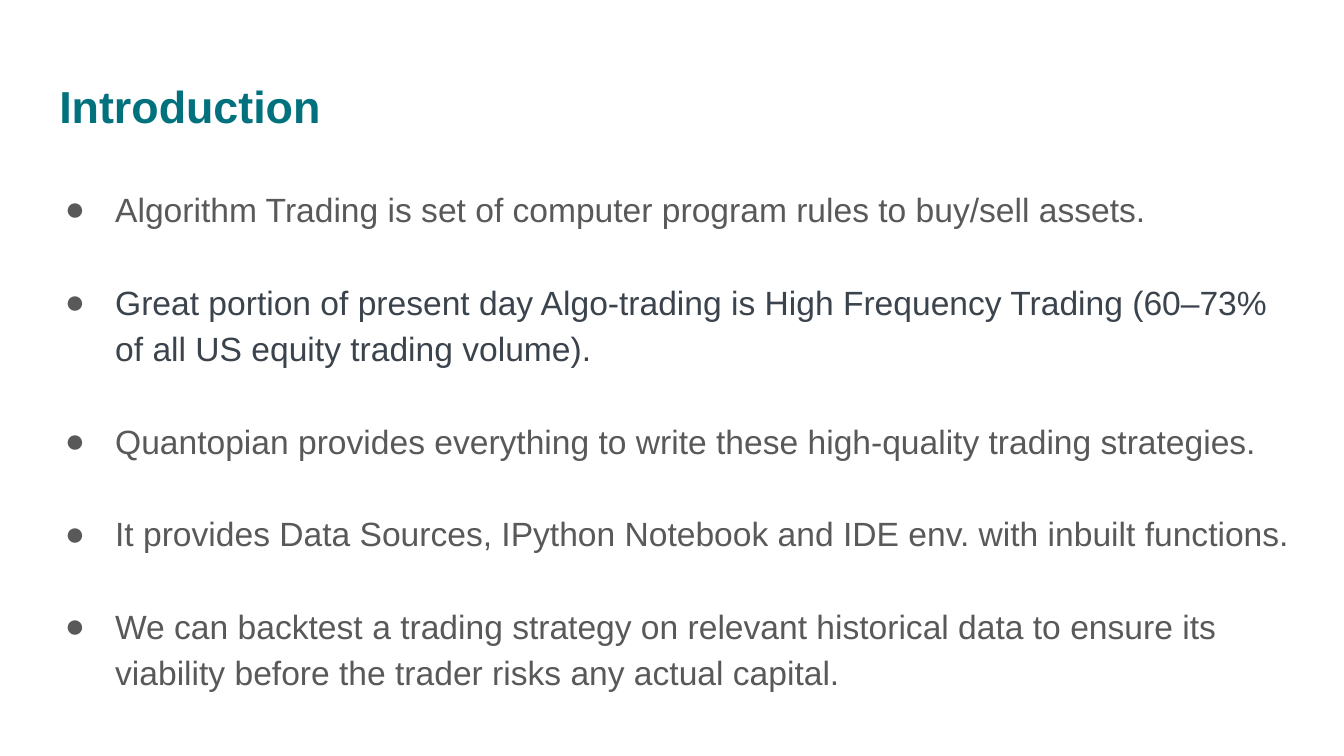
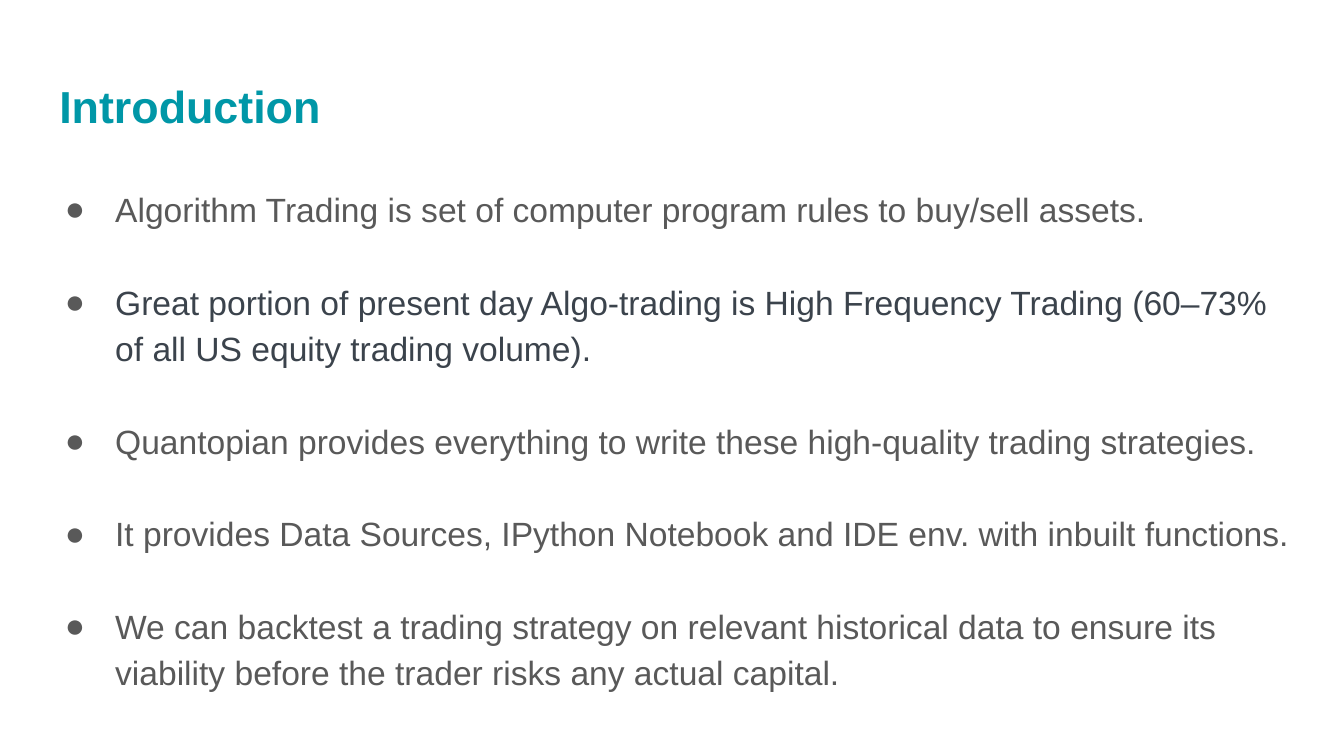
Before and after one commit to rajaharsha/Algorithm-Trading, a slide deck: slide 2 of PairTrading.pptx. Drawn at 1344x756 pixels with LibreOffice and Linux fonts; fonts in the diff are those of the drawing. Boxes give left, top, right and bottom in pixels: in the first picture for what was removed or moved away, otherwise in the second. Text is boxed around its words. In the diff, an @@ line names an element or a change of style, - is before the commit and + after.

```diff
--- a/PairTrading.pptx
+++ b/PairTrading.pptx
@@ title "Introduction" at [59,90,320,124]: text colour #00717D to #0097A7 @@
```
Also in this commit, not shown: 12 other slides changed, 5 slides added, 1 slide removed, 3 other files.
